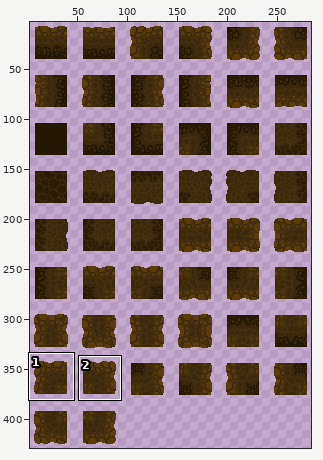
A pixel-art file gets an edit: assets/sprites/environment/dirt-tiles.aseprite. Above: a wide view before the commit, with the close-up outlined.
Close-up. Before the edit:
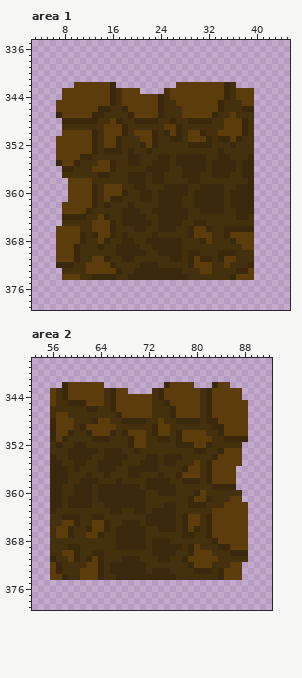
320x640 pixels, 1 frame. Colours within 5 levels of each other are drawn and written as one. Shown: area 1: x 3..45, y 335..379; area 2: x 53..92, y 338..379. The wide view leaves out empty margins.
And afterwards:
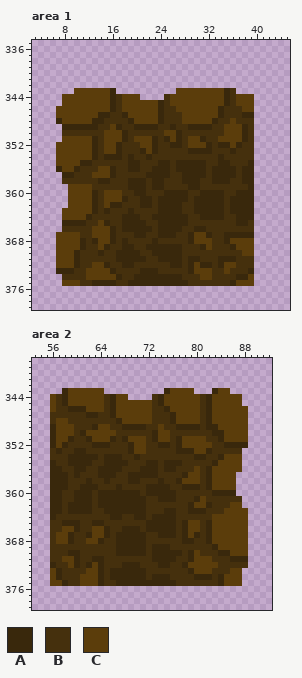
Palette (. is transparent): A #39280c  B #45300d  C #5b3d0b
The exact change:
Changed rows in their new state; - is an unchanged pixel.
Area 1, layer "dirt_corner_top_left":
first column x 7:
342 ---.......----------..........---
343 -..-------....----..----------...
344 --------------....---------------
345 .------------------C-------CA-C--
346 -------CCA-C--------C----------CC
347 C-----C-A--AC-------------CA-B-AA
348 ACCCCC-A-BB-ACCCCA-B-CCCCCA-B-BB-
349 -AAAAAA-B-AB-AAAA-BAB-AAAA-------
350 -BBBBBB------BBBB-C---BBB--B-----
351 .---------CA-C----AC----AB-CC-CA-
352 --------------C----AA-CCC--AACA--
353 --------CC--B-ACA-----AAAA-B-A---
354 ----CCA-AAA--B-A-BB-BBBBB---B---B
355 C--CAA-BBB------B---------B--B-B-
356 ACCA--B-----AA-B----A------------
357 -AA---CCCA--BBBA--A-----A----A---
358 -BBBBB-AA------------A----AAA--A-
359 ------B-BBB-A---AABBBBAABBBB--BB-
360 -----------B-A-B-B-----B-----B---
361 ---------CCA---------A-----------
362 -.------CAA-B-AA-----------------
363 -----CA-A--B-B--B----B-A-----A---
364 -CCCCA-BB-----B-A-------AAAA----A
365 -AAAA-B-AB-----B-----A-BB-----AA-
366 .BBB-------AA--A----A-BAAB--BBBBB
367 ----B-C----B-AA-BAAA-----A---AAAA
368 ------A-CA--B--B-BBBB-ACC---AC---
369 ---CA--CA-B--B-A--------AC---AC--
370 -------A------B-A-----BB---BBB-CC
371 ------BBB-A--AA--AA----ABB--AA---
372 CCCA-B--AB-AA-BBB--AA---AA-A-C--B
373 AAA------AB--B---BBBB-AC----C-BBA
374 -BBB-CCCCCA-B--------B--CC---BAA-
375 -CCCBBAAAABBAAAAAAAAAABBBBBBBACCC
Area 2, layer "dirt_corner_top_left":
first column x 56:
342 --.......----------.....---...---
343 ..-------....----..A----...A--..-
344 -------------....----------------
345 --ACCC------------AC------------.
346 C--AAACCC----------AC------------
347 -BB---AA--AC---------------------
348 B--B---BBB-ACCCCC-B-ACCCC--C-----
349 -----BBA--B-AAAA-B-B-AAAA-A-C----
350 ---C-AC---C-BBBB-----BBBBB-A-----
351 --CA--ACCCA-AC---ACC------B-ACCCC
352 ACA-BB-AAA--------AA--CC--C--AAAA
353 -A-B--BB-BBB-ACC-----AAACCA-BBBB-
354 B------A----B-A-BB-BBB--AA-BA----
355 -B-A--A-B---A--B-----A--B-BA-----
356 --B--A-----A-BB----AA-BB-------C-
357 ----A-B-A-A----AAAB--BA----------
358 -----B-B-A-B-AA-BB-B-ACCC--------
359 --A-B--ABBB-BBB-----B-AAA-ACCCC--
360 ---------------BAA------BB-AAAA.-
361 ---B--------------AAA--BA-B---BB-
362 --------A----------BB---CCA--B--.
363 -A-AAAA--A--AA---BB----AAA-BB----
364 A-BBB--BB-AA--AAB-----BBB-B------
365 --AA---AAB--BBB------------------
366 -B-CA-B----B---BAA------C--------
367 ------A-CA--------AAA--CA--------
368 -CCA--CCA--------BBB--AA--AC-----
369 ---BB---------------BB-BB--ACC---
370 --BA---BB--AAAAA-----A---BB-AACCC
371 B-C---BA----BBB--A--A-BA---B--AAA
372 AB-CA-A---BB---B--AA--AC---C--BBB
373 -----B-----------BBB---ACCC-BB---
374 -AB-------A-----B---B---AAA------
375 CCABBCCCABBAAAAAAAAAABBBBBBBACCC-
